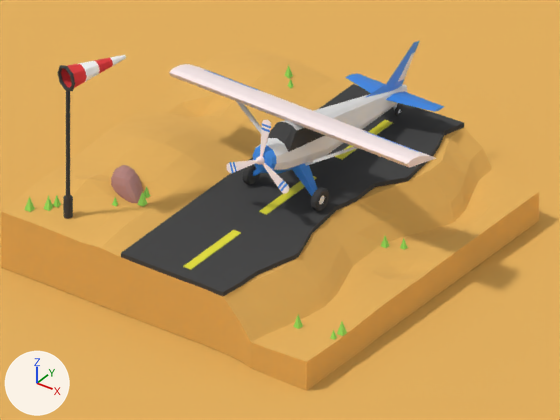
The Blender file public/blender/low-poly-airplane/airplaneLow.blend, before and after one commit.
Before and after are seen from the file's camera 'Camera'. Every picture has the same lights, and +X, +Y and +Z are marked at lower left.
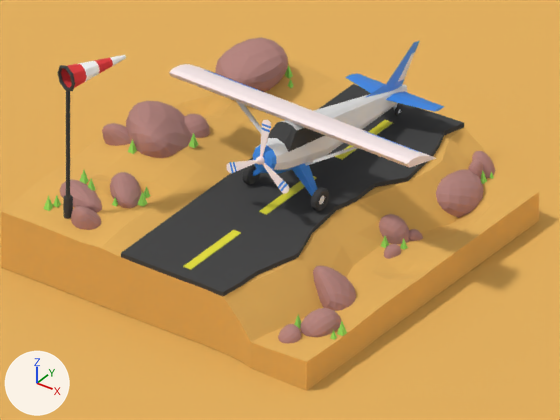
What differs and where, as boxes (x1, y1, x2, y2) in the pictures (560 x 420 px):
'Cube.009', added: after (126, 101, 192, 158)
'Cube.002', added: after (216, 37, 288, 92)
'Cube.017', added: after (436, 169, 484, 218)
'Cube.008', added: after (313, 266, 356, 311)
'Cube.001', moved, turned: before (111, 165, 143, 203); after (110, 172, 142, 208)
'Cube.006', added: after (300, 308, 341, 337)
'Cube.015', added: after (60, 179, 102, 213)
'Cube.003', added: after (379, 214, 410, 244)
'Cube.014', added: after (71, 206, 101, 230)
'Cube.011', added: after (102, 123, 131, 146)
'Cube.010', added: after (184, 114, 210, 138)
'Cube.007', added: after (278, 324, 301, 343)
'Cube.018', added: after (472, 151, 496, 179)
'Cube.004', added: after (384, 244, 401, 259)
'Cube.032', added: after (468, 160, 483, 179)
'Cube.022', moved: before (24, 196, 35, 212); after (88, 179, 95, 191)
'Cube.005', added: after (409, 229, 423, 241)
'Cube.013', added: after (189, 133, 199, 148)
'Cube.012', added: after (128, 139, 137, 154)
'Cube.016', added: after (80, 170, 89, 184)
'Cube.033', added: after (480, 171, 487, 184)

The change, as a list of edits to the scene's bpy script:
```text
Change ob_cube_001:
    ob_cube_001.location: (-4.74, -3.99, 0.35) -> (-4.52, -4.39, 0.35)
    ob_cube_001.rotation_euler: (0.0, 0.0, 0.0) -> (-0.043, -0.627, -0.575)  # degrees (0, 0, 0) -> degrees (-2.5, -36, -33)
Change ob_cube_022:
    ob_cube_022.location: (-7.32, -7.73, 0.24) -> (-5.79, -5.46, 0.56)
Add ob_cube_033:
    ob_cube_033 = bpy.data.objects.new('Cube.033', me_cube_004.copy())  # the mesh of ob_cube_031
    ob_cube_033.location = (5.38, 7.01, -1.25)
    ob_cube_033.rotation_euler = (0.0, 0.0, -3.197)  # degrees (0, 0, -183)
    ob_cube_033.scale = (0.155, 0.155, 0.155)
Add ob_cube_032:
    ob_cube_032 = bpy.data.objects.new('Cube.032', me_cube_001.copy())  # the mesh of ob_cube_001; modifiers SUBSURF
    ob_cube_032.location = (5.16, 6.95, -0.81)
    ob_cube_032.rotation_euler = (-2.419, -0.664, -9.079)  # degrees (-139, -38, 200)
    ob_cube_032.scale = (-0.461, -0.461, -0.461)
Add ob_cube_018:
    ob_cube_018 = bpy.data.objects.new('Cube.018', me_cube_001.copy())  # the mesh of ob_cube_001; modifiers SUBSURF
    ob_cube_018.location = (4.98, 7.68, -1.11)
    ob_cube_018.rotation_euler = (-2.266, -0.279, -8.808)  # degrees (-130, -16, 215)
    ob_cube_018.scale = (-0.822, -0.822, -0.822)
Add ob_cube_017:
    ob_cube_017 = bpy.data.objects.new('Cube.017', me_cube_001.copy())  # the mesh of ob_cube_001; modifiers SUBSURF
    ob_cube_017.location = (5.28, 5.46, -1.04)
    ob_cube_017.rotation_euler = (-2.409, 0.71, -7.388)  # degrees (-138, 41, 297)
    ob_cube_017.scale = (-1.48, -1.48, -1.48)
Add ob_cube_016:
    ob_cube_016 = bpy.data.objects.new('Cube.016', me_cube_004.copy())  # the mesh of ob_cube_031
    ob_cube_016.location = (-6.27, -5.31, 0.74)
    ob_cube_016.scale = (0.155, 0.155, 0.155)
Add ob_cube_015:
    ob_cube_015 = bpy.data.objects.new('Cube.015', me_cube_001.copy())  # the mesh of ob_cube_001; modifiers SUBSURF
    ob_cube_015.location = (-5.97, -5.52, -0.06)
    ob_cube_015.rotation_euler = (-3.376, -2.276, 3.055)  # degrees (-193, -130, 175)
    ob_cube_015.scale = (1.3, 1.3, 1.3)
Add ob_cube_014:
    ob_cube_014 = bpy.data.objects.new('Cube.014', me_cube_001.copy())  # the mesh of ob_cube_001; modifiers SUBSURF
    ob_cube_014.location = (-4.77, -6.81, -0.06)
    ob_cube_014.rotation_euler = (-2.434, -1.482, 1.506)  # degrees (-139, -85, 86)
Add ob_cube_013:
    ob_cube_013 = bpy.data.objects.new('Cube.013', me_cube_004.copy())  # the mesh of ob_cube_031
    ob_cube_013.location = (-4.13, -0.46, 0.89)
    ob_cube_013.scale = (0.155, 0.155, 0.155)
Add ob_cube_012:
    ob_cube_012 = bpy.data.objects.new('Cube.012', me_cube_004.copy())  # the mesh of ob_cube_031
    ob_cube_012.location = (-6.02, -2.2, 0.75)
    ob_cube_012.scale = (0.155, 0.155, 0.155)
Add ob_cube_011:
    ob_cube_011 = bpy.data.objects.new('Cube.011', me_cube_001.copy())  # the mesh of ob_cube_001; modifiers SUBSURF
    ob_cube_011.location = (-7.05, -1.61, 0.25)
    ob_cube_011.rotation_euler = (-1.71, -0.52, -1.69)  # degrees (-98, -30, -97)
    ob_cube_011.scale = (0.926, 0.926, 0.926)
Add ob_cube_010:
    ob_cube_010 = bpy.data.objects.new('Cube.010', me_cube_001.copy())  # the mesh of ob_cube_001; modifiers SUBSURF
    ob_cube_010.location = (-5.12, 0.84, 0.25)
    ob_cube_010.rotation_euler = (4.553, 0.494, -3.807)  # degrees (261, 28, -218)
    ob_cube_010.scale = (0.926, 0.926, 0.926)
Add ob_cube_009:
    ob_cube_009 = bpy.data.objects.new('Cube.009', me_cube_001.copy())  # the mesh of ob_cube_001; modifiers SUBSURF
    ob_cube_009.location = (-5.72, 0.14, 0.35)
    ob_cube_009.rotation_euler = (-0.135, -1.124, -0.666)  # degrees (-7.7, -64, -38)
    ob_cube_009.scale = (2.2, 2.2, 2.2)
Add ob_cube_008:
    ob_cube_008 = bpy.data.objects.new('Cube.008', me_cube_001.copy())  # the mesh of ob_cube_001; modifiers SUBSURF
    ob_cube_008.location = (5.42, -3.88, -1.61)
    ob_cube_008.rotation_euler = (4.348, -0.479, -2.404)  # degrees (249, -27, -138)
    ob_cube_008.scale = (1.26, 1.26, 1.26)
Add ob_cube_007:
    ob_cube_007 = bpy.data.objects.new('Cube.007', me_cube_001.copy())  # the mesh of ob_cube_001; modifiers SUBSURF
    ob_cube_007.location = (5.96, -7.41, -1.61)
    ob_cube_007.rotation_euler = (4.171, 0.373, -3.889)  # degrees (239, 21, -223)
    ob_cube_007.scale = (0.608, 0.608, 0.608)
Add ob_cube_006:
    ob_cube_006 = bpy.data.objects.new('Cube.006', me_cube_001.copy())  # the mesh of ob_cube_001; modifiers SUBSURF
    ob_cube_006.location = (6.61, -6.01, -1.61)
    ob_cube_006.rotation_euler = (4.008, 0.847, -4.228)  # degrees (230, 49, -242)
    ob_cube_006.scale = (1.03, 1.03, 1.03)
Add ob_cube_005:
    ob_cube_005 = bpy.data.objects.new('Cube.005', me_cube_001.copy())  # the mesh of ob_cube_001; modifiers SUBSURF
    ob_cube_005.location = (5.54, 1.84, -1.33)
    ob_cube_005.rotation_euler = (0.0678, -1.11, -8.344)  # degrees (3.9, -64, 242)
    ob_cube_005.scale = (-0.362, -0.362, -0.362)
Add ob_cube_004:
    ob_cube_004 = bpy.data.objects.new('Cube.004', me_cube_001.copy())  # the mesh of ob_cube_001; modifiers SUBSURF
    ob_cube_004.location = (5.71, 0.15, -1.23)
    ob_cube_004.rotation_euler = (4.63, -0.31, -10.18)  # degrees (265, -18, 137)
    ob_cube_004.scale = (-0.455, -0.455, -0.455)
Add ob_cube_003:
    ob_cube_003 = bpy.data.objects.new('Cube.003', me_cube_001.copy())  # the mesh of ob_cube_001; modifiers SUBSURF
    ob_cube_003.location = (4.91, 1.5, -1.11)
    ob_cube_003.rotation_euler = (-1.248, -1.317, -8.276)  # degrees (-72, -75, 246)
    ob_cube_003.scale = (-0.822, -0.822, -0.822)
Add ob_cube_002:
    ob_cube_002 = bpy.data.objects.new('Cube.002', me_cube_001.copy())  # the mesh of ob_cube_001; modifiers SUBSURF
    ob_cube_002.location = (-5.61, 5.39, 1.48)
    ob_cube_002.rotation_euler = (4.008, 0.847, -4.228)  # degrees (230, 49, -242)
    ob_cube_002.scale = (-1.83, -1.83, -1.83)
```
